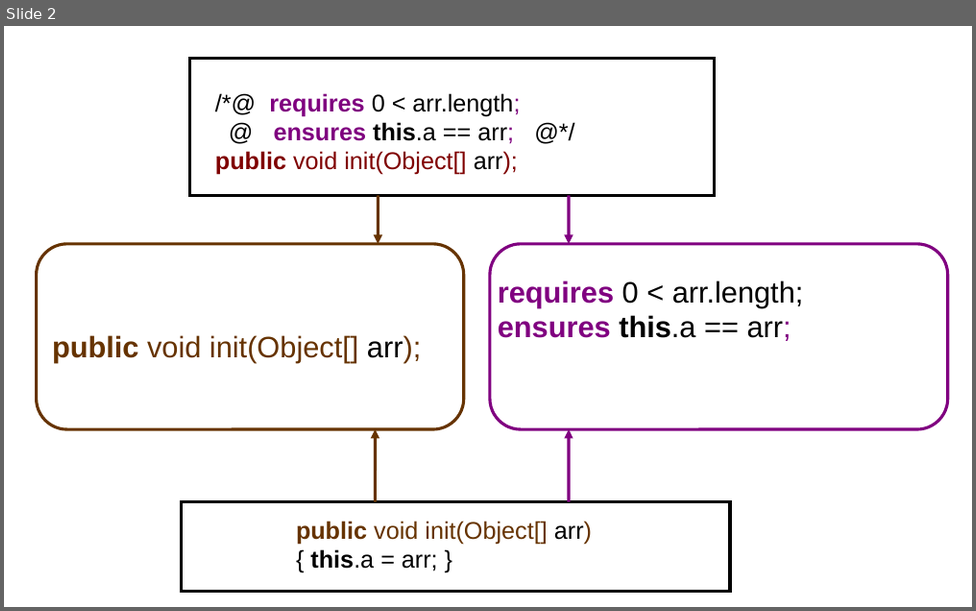
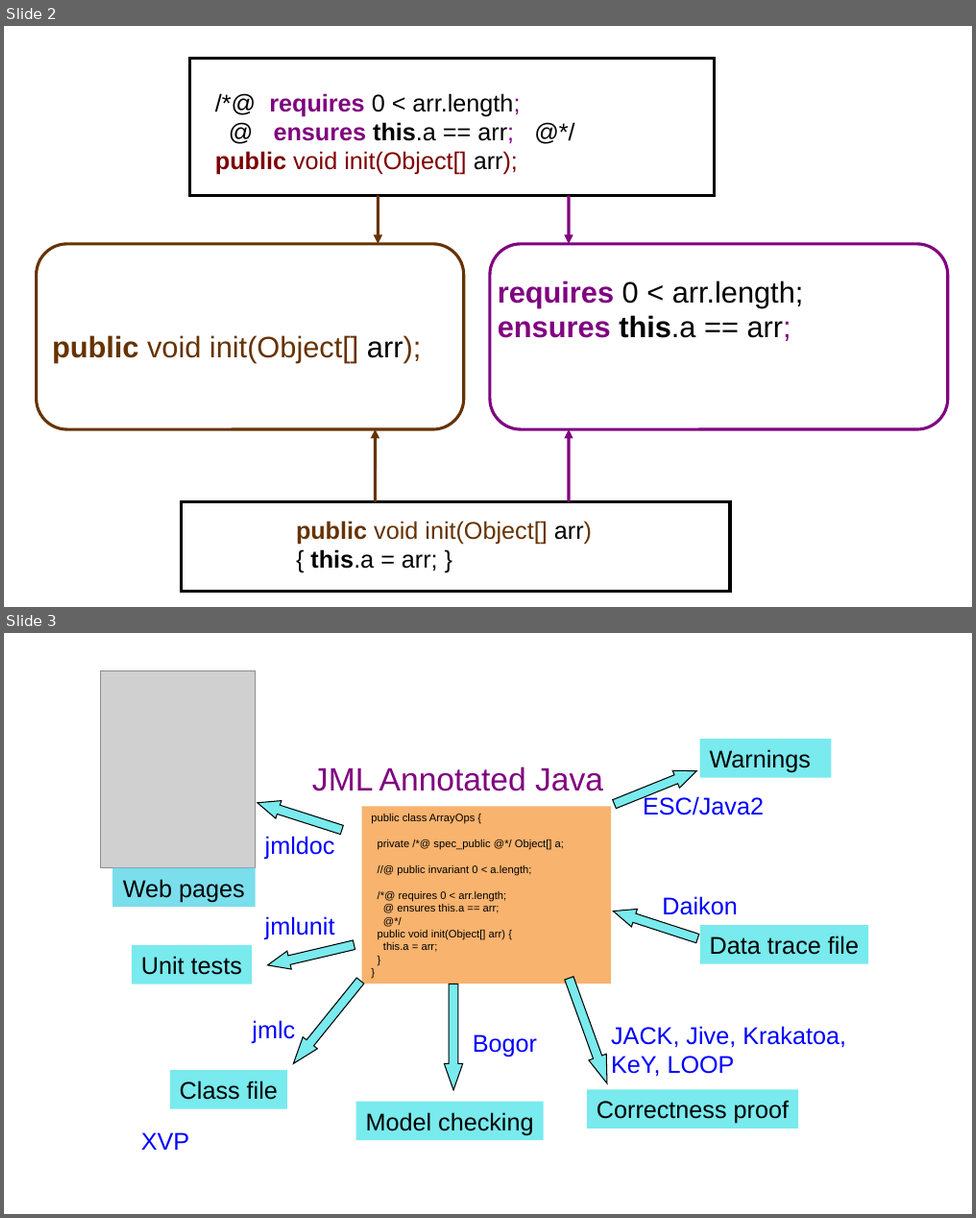
Before and after one commit to GaloisInc/ESCJava2, a slide deck: ESCTools/slides/CAV2007Tutorial/new-diagrams.ppt. Shown one above the other, each under a label of ours: slide 2 before the commit, slides 2 and 3 after it. The pictures are 976x611 and 976x1218 pixels, drawn with LibreOffice and Linux fonts; fonts in the diff are those of the drawing; grey boxes stand for pictures. Boxes give left, top, right and bottom in pixels: in the first picture for what was removed or moved away, otherwise in the second. Text is boxed around its words. In the diff, an @@ line names an element or a change of style, - is before the commit and + after.

```diff
--- a/ESCTools/slides/CAV2007Tutorial/new-diagrams.ppt
+++ b/ESCTools/slides/CAV2007Tutorial/new-diagrams.ppt
@@ slide 3 added at <box>4,633,972,1214</box>, background #FFFFFF @@
@@ picture added at <box>101,670,256,867</box> @@
@@ rectangle added at <box>700,739,832,777</box>, fill #79EAED, 18 pt, text #000000 @@
+Warnings
@@ text added at <box>312,766,603,791</box>, 24 pt, text #800080 @@
+JML Annotated Java
@@ right arrow added at <box>611,763,700,813</box>, fill #79EAED, outline #000000 0.74 pt @@
@@ right arrow added at <box>255,794,346,838</box>, fill #79EAED, outline #000000 0.74 pt @@
@@ text added at <box>642,795,763,815</box>, 18 pt, text #0000FF @@
+ESC/Java2
@@ rectangle added at <box>362,806,612,983</box>, fill #F8B36E, 8 pt, text #000000 @@
+public class ArrayOps {
+private /*@ spec_public @*/ Object[] a;
+//@ public invariant 0 < a.length;
+/*@ requires 0 < arr.length;
+@ ensures this.a == arr;
+@*/
+public void init(Object[] arr) {
+this.a = arr;
+}
+}
@@ text added at <box>265,836,335,860</box>, 18 pt, text #0000FF @@
+jmldoc
@@ rectangle added at <box>112,868,255,907</box>, fill #7ADEEC, 18 pt, text #000000 @@
+Web pages
@@ text added at <box>265,916,335,940</box>, 18 pt, text #0000FF @@
+jmlunit
@@ right arrow added at <box>610,902,700,947</box>, fill #79EAED, outline #000000 0.74 pt @@
@@ text added at <box>662,896,736,915</box>, 18 pt, text #0000FF @@
+Daikon
@@ rectangle added at <box>132,945,252,983</box>, fill #79EAED, 18 pt, text #000000 @@
+Unit tests
@@ right arrow added at <box>265,935,356,974</box>, fill #79EAED, outline #000000 0.74 pt @@
@@ rectangle added at <box>700,925,868,964</box>, fill #79EAED, 18 pt, text #000000 @@
+Data trace file
@@ right arrow added at <box>286,975,368,1069</box>, fill #79EAED, outline #000000 0.74 pt @@
@@ right arrow added at <box>561,975,616,1086</box>, fill #79EAED, outline #000000 0.74 pt @@
@@ right arrow added at <box>444,983,462,1090</box>, fill #79EAED, outline #000000 0.74 pt @@
@@ text added at <box>252,1020,295,1043</box>, 18 pt, text #0000FF @@
+jmlc
@@ text added at <box>472,1034,537,1057</box>, 18 pt, text #0000FF @@
+Bogor
@@ text added at <box>611,1026,846,1077</box>, 18 pt, text #0000FF @@
+JACK, Jive, Krakatoa,
+KeY, LOOP
@@ rectangle added at <box>169,1070,286,1108</box>, fill #79EAED, 18 pt, text #000000 @@
+Class file
@@ rectangle added at <box>587,1090,798,1128</box>, fill #79EAED, 18 pt, text #000000 @@
+Correctness proof
@@ rectangle added at <box>356,1101,543,1140</box>, fill #79EAED, 18 pt, text #000000 @@
+Model checking
@@ text added at <box>141,1132,189,1149</box>, 18 pt, text #0000FF @@
+XVP
```
Also in this commit, not shown: 2 other files.
